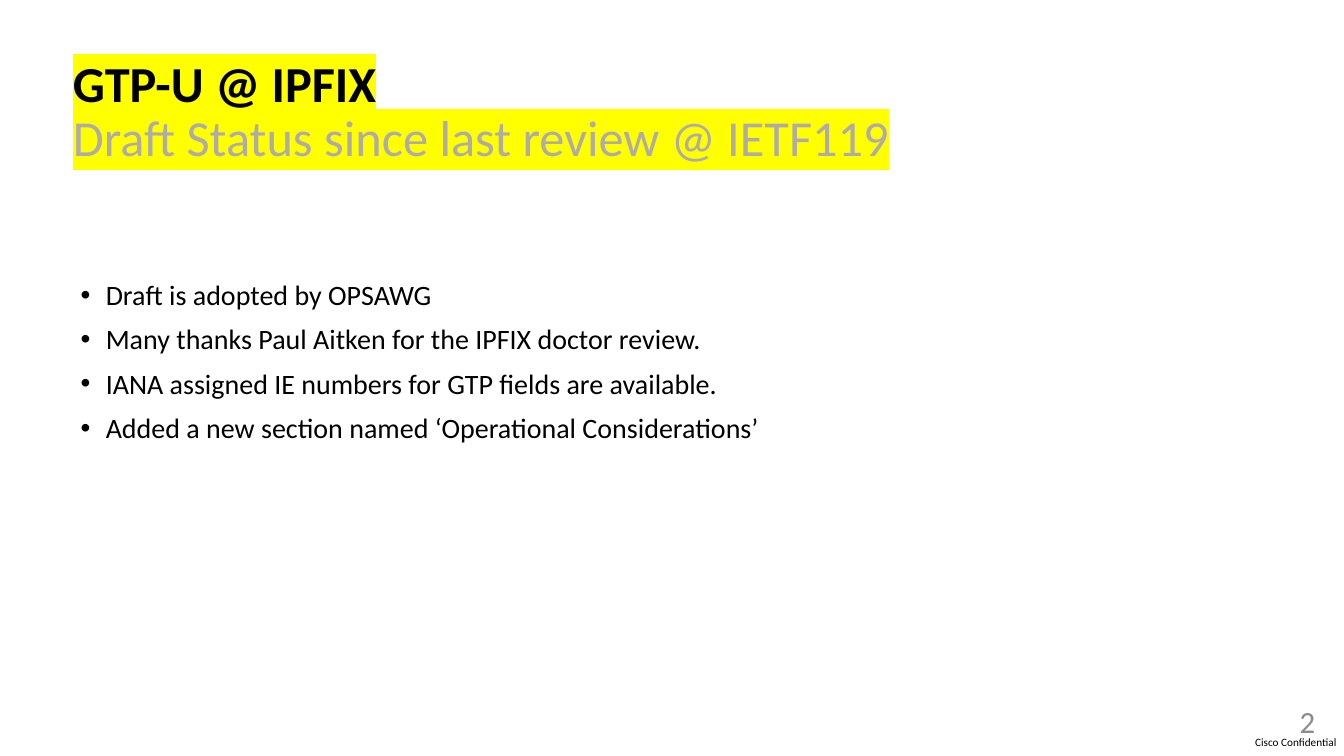
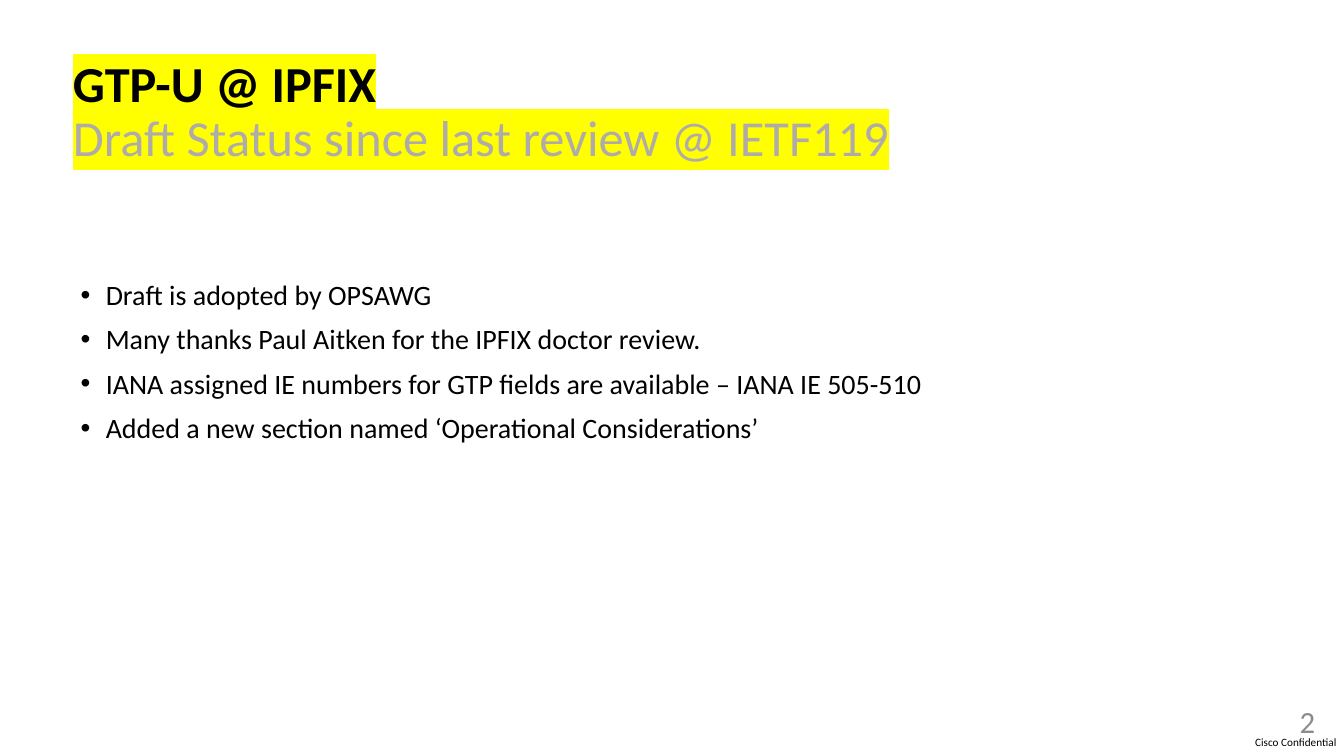
Before and after one commit to sriragop/draft-voyersriram-opsawg-ipfix-gtpu, a slide deck: slide 2 of draft-ietf-opsawg-ipfix-gtpu-00.pptx. Drawn at 1344x756 pixels with LibreOffice and Linux fonts; fonts in the diff are those of the drawing. Boxes give left, top, right and bottom in pixels: in the first picture for what was removed or moved away, otherwise in the second. Text is boxed around its words. In the diff, an @@ line names an element or a change of style, - is before the commit and + after.

Commit message:
updating IANA EI

```diff
--- a/draft-ietf-opsawg-ipfix-gtpu-00.pptx
+++ b/draft-ietf-opsawg-ipfix-gtpu-00.pptx
@@ text at [106,374,921,399]: text changed @@
-• IANA assigned IE numbers for GTP fields are available.
+• IANA assigned IE numbers for GTP fields are available – IANA IE 505-510
```
Also in this commit, not shown: 1 other file.
